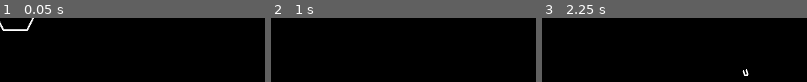
Above: before the commit, frames 1-3 (left to right).
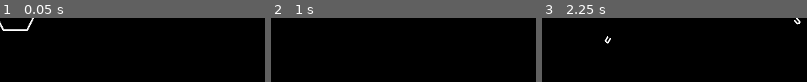
Above: after the commit, the same moments.

Repository: ScrappyMan25/HyperNeonDelta-Overdrive
Game: Godot game, scene res://Scenes/Enemy_2.tscn
Two runs of this game, one before a commit and one after it. Both use one fixed random seed, a clock stepped at 60 frames per second and the inputs below. This scene is started directly instead of the project's main scene.
Inputs (mouse positions are in pixels of both pictures, inside the frame that each line leads up to):
- Up to frame 1 (0.05 s): no input
- Up to frame 2 (1 s): tap Enter (ui_accept) at 0.5, 0.77 s; move the mouse to (outside the picture) at 0.52 s; click (outside the picture) at 0.67 s
- Up to frame 3 (2.25 s): tap Enter (ui_accept) at 1.25, 1.52 s; move the mouse to (outside the picture) at 1.27 s; hold Down (ui_down) 1.28-2.03 s; move the mouse to (outside the picture) at 2.02 s

Frames 1-2 are identical in both runs. In frame 3, 0.5% of the frame differs, in the area x 23-98%, y 0-91%.

Commit message:
EnemyParent Template DEBUG
Shyam helped debug (a lot)

Diff:
--- a/Game/Scenes/Enemy_1.tscn
+++ b/Game/Scenes/Enemy_1.tscn
@@ -1,7 +1,7 @@
 [gd_scene load_steps=4 format=2]
 
 [ext_resource path="res://Assets/GameAssets/Enemy2.png" type="Texture" id=1]
-[ext_resource path="res://Scripts/Enemy_1.gd" type="Script" id=2]
+[ext_resource path="res://Scripts/EnemyParent.gd" type="Script" id=2]
 
 [sub_resource type="CircleShape2D" id=1]
 radius = 37.1225
@@ -9,10 +9,9 @@
 [node name="Enemy_1" type="KinematicBody2D"]
 scale = Vector2( 0.5, 0.5 )
 script = ExtResource( 2 )
-rotate_speed = 0
 shooter_timer_wait_time = 0.4
 spawn_point_count = 4
-radius = 50
+radius = 75
 
 [node name="CollisionShape2D" type="CollisionShape2D" parent="."]
 shape = SubResource( 1 )
@@ -24,4 +23,3 @@
 autostart = true
 
 [node name="Rotator" type="Node2D" parent="."]
-[connection signal="timeout" from="ShootTimer" to="." method="_on_ShootTimer_timeout"]
--- a/Game/Scenes/Enemy_2.tscn
+++ b/Game/Scenes/Enemy_2.tscn
@@ -1,6 +1,6 @@
 [gd_scene load_steps=4 format=2]
 
-[ext_resource path="res://Scripts/Enemy_1.gd" type="Script" id=1]
+[ext_resource path="res://Scripts/EnemyParent.gd" type="Script" id=1]
 [ext_resource path="res://Assets/GameAssets/Pentagon.png" type="Texture" id=2]
 
 [sub_resource type="CircleShape2D" id=1]
@@ -8,9 +8,9 @@
 
 [node name="Enemy_2" type="KinematicBody2D"]
 script = ExtResource( 1 )
-rotate_speed = 0
 shooter_timer_wait_time = 0.5
 spawn_point_count = 5
+radius = 75
 
 [node name="CollisionShape2D" type="CollisionShape2D" parent="."]
 shape = SubResource( 1 )
--- a/Game/Scenes/Enemy_3.tscn
+++ b/Game/Scenes/Enemy_3.tscn
@@ -1,6 +1,6 @@
 [gd_scene load_steps=4 format=2]
 
-[ext_resource path="res://Scripts/Enemy_2.gd" type="Script" id=1]
+[ext_resource path="res://Scripts/EnemyParent.gd" type="Script" id=1]
 [ext_resource path="res://Assets/GameAssets/Hexagon.png" type="Texture" id=2]
 
 [sub_resource type="CircleShape2D" id=1]
@@ -10,6 +10,7 @@
 script = ExtResource( 1 )
 shooter_timer_wait_time = 0.6
 spawn_point_count = 6
+radius = 75
 
 [node name="CollisionShape2D" type="CollisionShape2D" parent="."]
 shape = SubResource( 1 )
--- a/Game/Scenes/Enemy_4.tscn
+++ b/Game/Scenes/Enemy_4.tscn
@@ -1,6 +1,6 @@
 [gd_scene load_steps=4 format=2]
 
-[ext_resource path="res://Scripts/Enemy_2.gd" type="Script" id=1]
+[ext_resource path="res://Scripts/EnemyParent.gd" type="Script" id=1]
 [ext_resource path="res://Assets/GameAssets/Heptagon.png" type="Texture" id=2]
 
 [sub_resource type="CircleShape2D" id=1]
@@ -10,6 +10,7 @@
 script = ExtResource( 1 )
 shooter_timer_wait_time = 0.7
 spawn_point_count = 7
+radius = 75
 
 [node name="CollisionShape2D" type="CollisionShape2D" parent="."]
 shape = SubResource( 1 )
--- a/Game/Scenes/Enemy_5.tscn
+++ b/Game/Scenes/Enemy_5.tscn
@@ -1,6 +1,6 @@
 [gd_scene load_steps=4 format=2]
 
-[ext_resource path="res://Scripts/Enemy_2.gd" type="Script" id=1]
+[ext_resource path="res://Scripts/EnemyParent.gd" type="Script" id=1]
 [ext_resource path="res://Assets/GameAssets/Octagon.png" type="Texture" id=2]
 
 [sub_resource type="CircleShape2D" id=1]
@@ -10,6 +10,7 @@
 script = ExtResource( 1 )
 shooter_timer_wait_time = 0.8
 spawn_point_count = 8
+radius = 75
 
 [node name="CollisionShape2D" type="CollisionShape2D" parent="."]
 shape = SubResource( 1 )
--- a/Game/Scenes/Enemy_6.tscn
+++ b/Game/Scenes/Enemy_6.tscn
@@ -1,6 +1,6 @@
 [gd_scene load_steps=4 format=2]
 
-[ext_resource path="res://Scripts/Enemy_2.gd" type="Script" id=1]
+[ext_resource path="res://Scripts/EnemyParent.gd" type="Script" id=1]
 [ext_resource path="res://Assets/GameAssets/Star.png" type="Texture" id=2]
 
 [sub_resource type="CircleShape2D" id=1]
@@ -10,6 +10,7 @@
 script = ExtResource( 1 )
 shooter_timer_wait_time = 0.25
 spawn_point_count = 5
+radius = 75
 
 [node name="CollisionShape2D" type="CollisionShape2D" parent="."]
 shape = SubResource( 1 )
--- a/Game/Scenes/Enemy_7.tscn
+++ b/Game/Scenes/Enemy_7.tscn
@@ -1,6 +1,6 @@
 [gd_scene load_steps=4 format=2]
 
-[ext_resource path="res://Scripts/Enemy_2.gd" type="Script" id=1]
+[ext_resource path="res://Scripts/EnemyParent.gd" type="Script" id=1]
 [ext_resource path="res://Assets/GameAssets/Heart.png" type="Texture" id=2]
 
 [sub_resource type="CircleShape2D" id=1]
@@ -8,8 +8,9 @@
 
 [node name="Enemy_7" type="KinematicBody2D"]
 script = ExtResource( 1 )
-shooter_timer_wait_time = 1.0
-spawn_point_count = 12
+shooter_timer_wait_time = 0.8
+spawn_point_count = 14
+radius = 75
 
 [node name="CollisionShape2D" type="CollisionShape2D" parent="."]
 shape = SubResource( 1 )
--- a/Game/Scenes/Enemy_8.tscn
+++ b/Game/Scenes/Enemy_8.tscn
@@ -1,6 +1,6 @@
 [gd_scene load_steps=4 format=2]
 
-[ext_resource path="res://Scripts/Enemy_2.gd" type="Script" id=1]
+[ext_resource path="res://Scripts/EnemyParent.gd" type="Script" id=1]
 [ext_resource path="res://Assets/GameAssets/Spinner.png" type="Texture" id=2]
 
 [sub_resource type="CircleShape2D" id=1]
@@ -10,6 +10,7 @@
 script = ExtResource( 1 )
 shooter_timer_wait_time = 0.3
 spawn_point_count = 6
+radius = 75
 
 [node name="CollisionShape2D" type="CollisionShape2D" parent="."]
 shape = SubResource( 1 )
--- a/Game/Scenes/Enemy_9.tscn
+++ b/Game/Scenes/Enemy_9.tscn
@@ -1,6 +1,6 @@
 [gd_scene load_steps=4 format=2]
 
-[ext_resource path="res://Scripts/Enemy_2.gd" type="Script" id=1]
+[ext_resource path="res://Scripts/EnemyParent.gd" type="Script" id=1]
 [ext_resource path="res://Assets/GameAssets/DeathHead2.png" type="Texture" id=2]
 
 [sub_resource type="CircleShape2D" id=1]
@@ -8,7 +8,9 @@
 
 [node name="Enemy_9" type="KinematicBody2D"]
 script = ExtResource( 1 )
-spawn_point_count = 10
+shooter_timer_wait_time = 0.4
+spawn_point_count = 16
+radius = 75
 
 [node name="CollisionShape2D" type="CollisionShape2D" parent="."]
 shape = SubResource( 1 )
--- a/Game/Scripts/EnemyManager.gd
+++ b/Game/Scripts/EnemyManager.gd
@@ -1,6 +1,6 @@
 extends Node2D
 
-var Enemy = preload("res://Scenes/Enemy_4.tscn")
+var Enemy = preload("res://Scenes/Enemy_8.tscn")
 var Player : KinematicBody2D
 var count = 1
 # Called when the node enters the scene tree for the first time.
--- a/Game/Scripts/EnemyParent.gd
+++ b/Game/Scripts/EnemyParent.gd
@@ -1,23 +1,49 @@
 extends KinematicBody2D
 class_name EnemyParent
+
+const bullet_scene = preload("res://Scenes/Bullet.tscn")
 
 export var velocity : int = 0
 export var direction : Vector2 = Vector2.ZERO
 
+
+export(int) var rotate_speed: int = 100
+export(float) var shooter_timer_wait_time: float = 0.2
+export(int) var spawn_point_count: int = 2
+export(int) var radius = 100
+
+var shoot_timer
+var rotator
 
 # Called when the node enters the scene tree for the first time.
 func _ready() -> void:
 	randomize()
 	velocity = 500
 	direction = Vector2(rand_range(-1,1), rand_range(-1,1)).normalized()
+	shoot_timer = get_node("ShootTimer")
+	rotator = get_node("Rotator")
+
+	var step = 2 * PI / spawn_point_count #sets equal distance between each spawn point
+	for i in range(spawn_point_count):
+		var spawn_point = Node2D.new()
+		var pos = Vector2(radius, 0).rotated(step * i) #rotating by the equal distance of step
+		spawn_point.position = pos #sets where spawn point where bullet will spawn
+		spawn_point.rotation = pos.angle() #set the angle spawn point which in turn will be used for the bullet angle
+		rotator.add_child(spawn_point) #Bullets will rotate with the rotator
+
+	shoot_timer.connect("timeout", self, "_on_ShootTimer_timeout")
+	shoot_timer.wait_time = shooter_timer_wait_time
+	shoot_timer.start()
 	pass # Replace with function body.
 
 # Called every frame. 'delta' is the elapsed time since the previous frame.
 func _process(_delta: float) -> void:
-	shoot_bullets()
 	var collision : KinematicCollision2D = movement(_delta)
 	if collision:
 		bounce(collision)
+
+	var new_rotation = rotator.rotation_degrees + rotate_speed * _delta #converts working with PI to 360 degrees
+	rotator.rotation_degrees = fmod(new_rotation,360)
 	pass
 
 func bounce(collision : KinematicCollision2D):
@@ -40,3 +66,11 @@
 
 func shoot_bullets():
 	pass
+
+func _on_ShootTimer_timeout() -> void:
+	for s in rotator.get_children():
+		var bullet = bullet_scene.instance() #create a bullet
+		get_tree().root.add_child(bullet) #add the bullet to the root
+		#set bullet position and rotation to match spawn points
+		bullet.position = s.global_position
+		bullet.rotation = s.global_rotation
--- a/Game/Scripts/Enemy_1.gd
+++ /dev/null
@@ -1,46 +0,0 @@
-extends EnemyParent
-
-const bullet_scene = preload("res://Scenes/Bullet.tscn")
-onready var shoot_timer = $ShootTimer
-onready var rotator = $Rotator
-
-export(int) var rotate_speed: int = 100
-export(float) var shooter_timer_wait_time: float = 0.2
-export(int) var spawn_point_count: int = 2
-export(int) var radius = 100
-
-# Called when the node enters the scene tree for the first time.
-func _ready():
-	var step = 2 * PI / spawn_point_count #sets equal distance between each spawn point
-	for i in range(spawn_point_count):
-		var spawn_point = Node2D.new()
-		var pos = Vector2(radius, 0).rotated(step * i) #rotating by the equal distance of step
-		spawn_point.position = pos #sets where spawn point where bullet will spawn
-		spawn_point.rotation = pos.angle() #set the angle spawn point which in turn will be used for the bullet angle
-		rotator.add_child(spawn_point) #Bullets will rotate with the rotator
-	$ShootTimer.connect("timeout", self, "_on_ShootTimer_timeout")
-	shoot_timer.wait_time = shooter_timer_wait_time
-	shoot_timer.start()
-
-func _process(delta: float) -> void:
-	var new_rotation = rotator.rotation_degrees + rotate_speed * delta #converts working with PI to 360 degrees
-	rotator.rotation_degrees = fmod(new_rotation,360)
-
-func test():
-	print("This is called from the Enemy Script")
-	pass
-
-#func movement(_delta: float) -> KinematicCollision2D:
-#	return move_and_collide(direction * velocity * _delta)
-
-func shoot_bullets():
-#	print("pewpew")
-	pass
-
-func _on_ShootTimer_timeout() -> void:
-	for s in rotator.get_children():
-		var bullet = bullet_scene.instance() #create a bullet
-		get_tree().root.add_child(bullet) #add the bullet to the root
-		#set bullet position and rotation to match spawn points
-		bullet.position = s.global_position
-		bullet.rotation = s.global_rotation
--- a/Game/Scripts/Enemy_2.gd
+++ /dev/null
@@ -1,47 +0,0 @@
-extends EnemyParent
-
-const bullet_scene = preload("res://Scenes/Bullet.tscn")
-onready var shoot_timer = $ShootTimer
-onready var rotator = $Rotator
-
-export(int) var rotate_speed: int = 100
-export(float) var shooter_timer_wait_time: float = 0.2
-export(int) var spawn_point_count: int = 2
-export(int) var radius = 100
-
-# Called when the node enters the scene tree for the first time.
-func _ready():
-	var step = 2 * PI / spawn_point_count #sets equal distance between each spawn point
-	for i in range(spawn_point_count):
-		var spawn_point = Node2D.new()
-		var pos = Vector2(radius, 0).rotated(step * i) #rotating by the equal distance of step
-		spawn_point.position = pos #sets where spawn point where bullet will spawn
-		spawn_point.rotation = pos.angle() #set the angle spawn point which in turn will be used for the bullet angle
-		rotator.add_child(spawn_point) #Bullets will rotate with the rotator
-	$ShootTimer.connect("timeout", self, "_on_ShootTimer_timeout")
-	shoot_timer.wait_time = shooter_timer_wait_time
-	shoot_timer.start()
-
-func _process(delta: float) -> void:
-	var new_rotation = rotator.rotation_degrees + rotate_speed * delta #converts working with PI to 360 degrees
-	rotator.rotation_degrees = fmod(new_rotation,360)
-
-func test():
-	print("This is called from the Enemy Script")
-	pass
-
-#func movement(_delta: float) -> KinematicCollision2D:
-#	return move_and_collide(direction * velocity * _delta)
-
-func shoot_bullets():
-#	print("pewpew")
-	pass
-
-
-func _on_ShootTimer_timeout() -> void:
-	for s in rotator.get_children():
-		var bullet = bullet_scene.instance() #create a bullet
-		get_tree().root.add_child(bullet) #add the bullet to the root
-		#set bullet position and rotation to match spawn points
-		bullet.position = s.global_position
-		bullet.rotation = s.global_rotation
